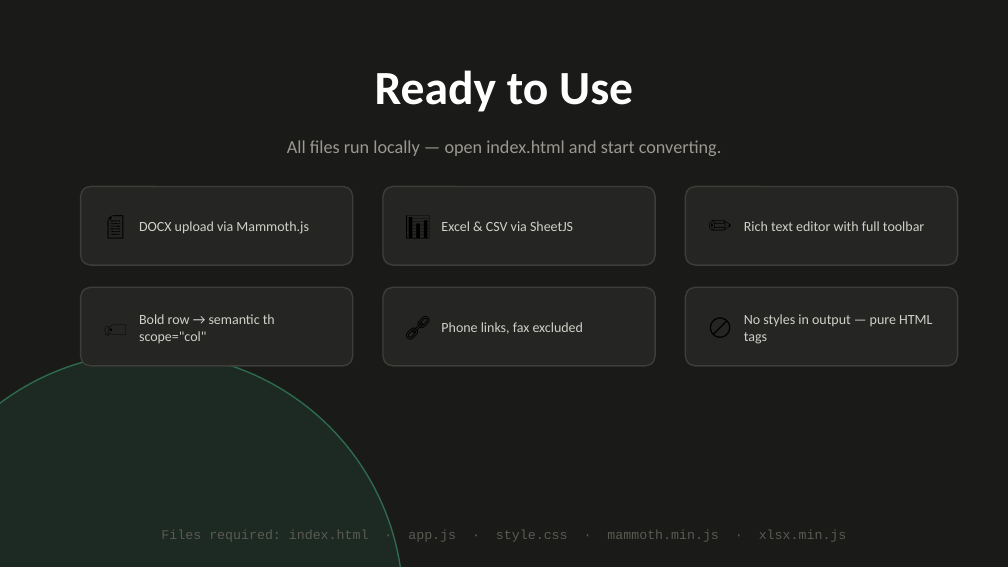
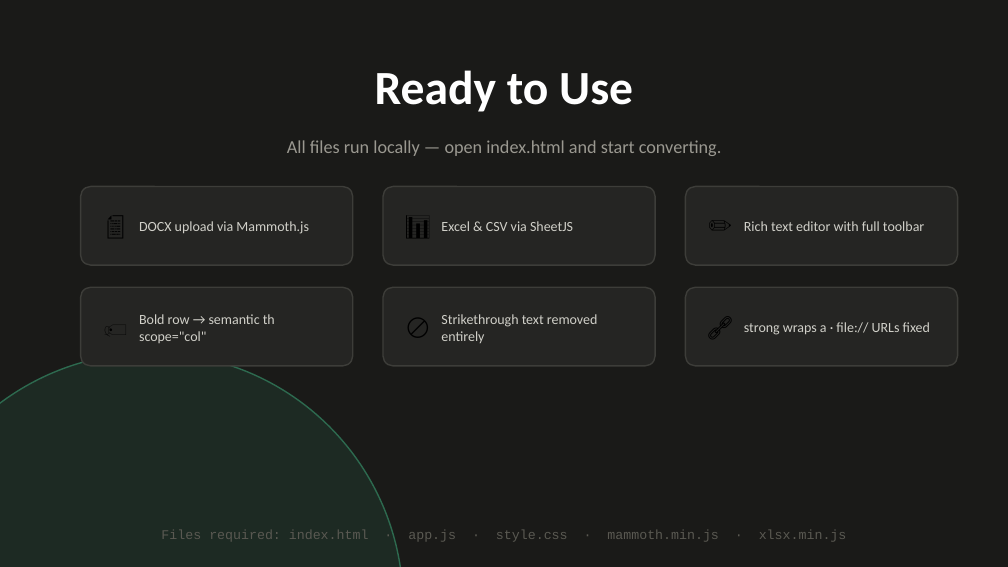
Before and after one commit to mckeyan2/docs-to-html-code, a slide deck: slide 9 of dochtml-demo.pptx (slide 8 before the commit). Drawn at 1008x567 pixels with LibreOffice and Linux fonts; fonts in the diff are those of the drawing. Boxes give left, top, right and bottom in pixels: in the first picture for what was removed or moved away, otherwise in the second. Text is boxed around its words. In the diff, an @@ line names an element or a change of style, - is before the commit and + after.

Commit message:
Strikethrough & Url orrection

```diff
--- a/dochtml-demo.pptx
+++ b/dochtml-demo.pptx
@@ text at bbox=[395, 297, 440, 353]: text changed @@
-🔗
+🚫
@@ text at bbox=[698, 297, 743, 353]: text changed @@
-🚫
+🔗
@@ text at bbox=[441, 314, 598, 343]: text changed @@
-Phone links, fax excluded
+Strikethrough text removed entirely
@@ text at bbox=[744, 322, 930, 335]: text changed @@
-No styles in output — pure HTML tags
+strong wraps a · file:// URLs fixed
```
Also in this commit, not shown: 4 other slides changed, 1 slide added, 2 other files.
